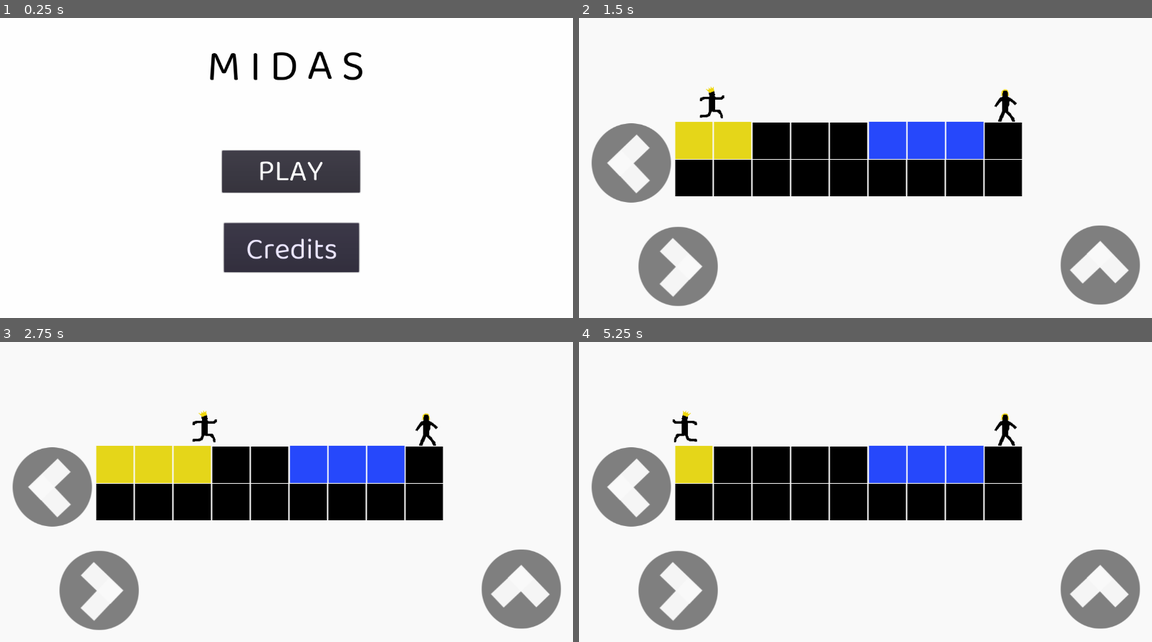
Above: before the commit, frames 1-4 (two rows, left to right).
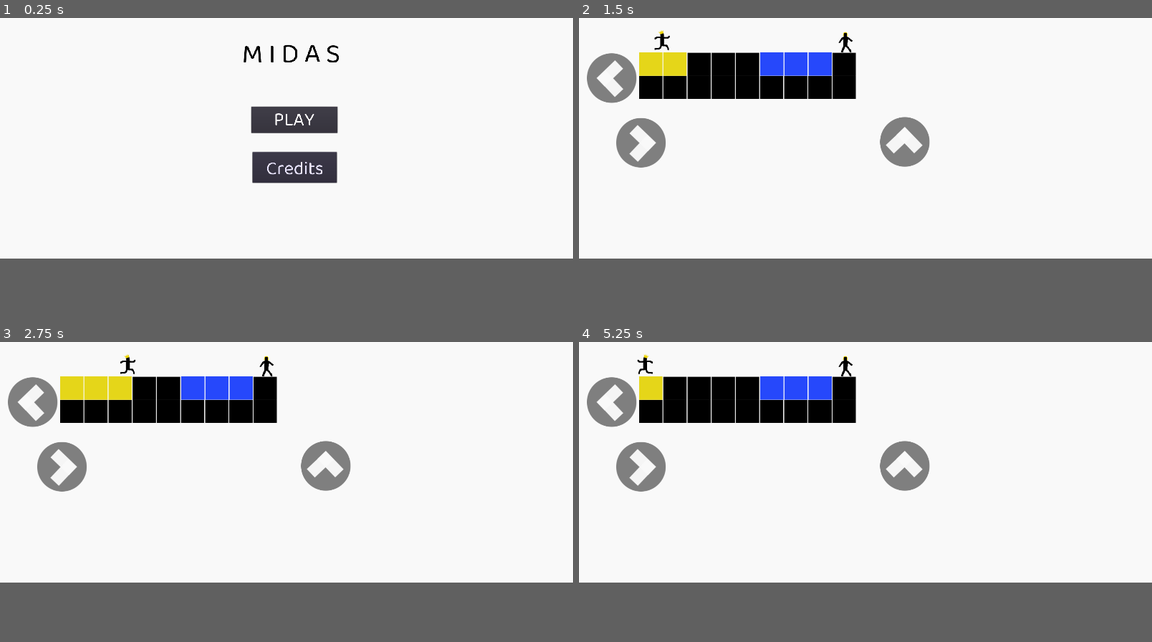
Above: after the commit, the same moments.

Repository: meburns/midas
Game: Godot game, scene res://src/Menu.tscn
The game is run twice, just before and just after one commit, with the same random seed, the same clock (stepped at 60 frames per second) and the same inputs.
Inputs:
- Up to frame 1 (0.25 s): no input
- Up to frame 2 (1.5 s): click "PLAY" at 0.5 s; tap Enter (ui_accept) at 1.25 s; hold Right (move_right) from 1.28 s (still down); tap R (refresh) at 1.35 s
- Up to frame 3 (2.75 s): keep holding Right (move_right); tap Space (jump) at 1.52, 2.27 s; tap R (refresh) at 2.1 s
- Up to frame 4 (5.25 s): release Right (move_right) at 2.78 s; hold A (move_left) 2.78-3.53 s; tap R (refresh) every 0.75 s from 2.85 to 5.1 s; hold Right (move_right) 3.53-5.03 s; tap Space (jump) at 3.77, 4.52 s; hold A (move_left) from 5.03 s (still down)
In our replay, the window is 800x533 before the commit and 800x450 after it. These sizes can differ from the game's own. Grey fills any space a smaller window leaves; there, only what the larger window draws over its background counts as a difference.

The runs differ from the first frame. In frame 1, 8.6% of the frame differs, in the area x 36-64%, y 8-85%; in frame 2, 28%; in frame 3, 28%, in the area x 1-98%, y 4-97%; in frame 4, 28%.

Commit message:
Resize app to 1920x1080 default window size

Diff:
--- a/project.godot
+++ b/project.godot
@@ -37,8 +37,8 @@
 
 [display]
 
-window/size/width=1200
-window/size/height=800
+window/size/width=1920
+window/size/height=1080
 window/size/resizable=false
 window/stretch/mode="viewport"
 window/stretch/aspect="keep_height"
--- a/src/Menu.tscn
+++ b/src/Menu.tscn
@@ -1,6 +1,5 @@
-[gd_scene load_steps=7 format=2]
+[gd_scene load_steps=6 format=2]
 
-[ext_resource path="res://assets/background.png" type="Texture" id=1]
 [ext_resource path="res://src/Menu.gd" type="Script" id=2]
 [ext_resource path="res://assets/menu.wav" type="AudioStream" id=3]
 [ext_resource path="res://src/MainCamera.tscn" type="PackedScene" id=4]
@@ -10,25 +9,11 @@
 [node name="Menu" type="Node2D"]
 script = ExtResource( 2 )
 
-[node name="CanvasLayer" type="CanvasLayer" parent="."]
-layer = -100
-follow_viewport_enable = true
-follow_viewport_scale = 2.0
-
-[node name="TextureRect" type="TextureRect" parent="CanvasLayer"]
-margin_right = 1200.0
-margin_bottom = 800.0
-texture = ExtResource( 1 )
-expand = true
-__meta__ = {
-"_edit_use_anchors_": false
-}
-
 [node name="Button" type="Button" parent="."]
-margin_left = 464.9
-margin_top = 448.536
-margin_right = 753.9
-margin_bottom = 536.536
+margin_left = 841.665
+margin_top = 570.972
+margin_right = 1130.67
+margin_bottom = 658.972
 __meta__ = {
 "_edit_use_anchors_": false
 }
@@ -45,10 +30,10 @@
 valign = 1
 
 [node name="RichTextLabel" type="RichTextLabel" parent="."]
-margin_left = 433.235
-margin_top = 189.564
-margin_right = 777.235
-margin_bottom = 345.564
+margin_left = 810.0
+margin_top = 312.0
+margin_right = 1154.0
+margin_bottom = 468.0
 custom_fonts/normal_font = ExtResource( 5 )
 custom_colors/default_color = Color( 0, 0, 0, 1 )
 bbcode_enabled = true
@@ -66,10 +51,10 @@
 
 [node name="CreditButton" type="Button" parent="."]
 modulate = Color( 0.92549, 0.905882, 1, 1 )
-margin_left = 469.0
-margin_top = 601.0
-margin_right = 752.0
-margin_bottom = 704.0
+margin_left = 845.765
+margin_top = 723.436
+margin_right = 1128.77
+margin_bottom = 826.436
 __meta__ = {
 "_edit_use_anchors_": false
 }
